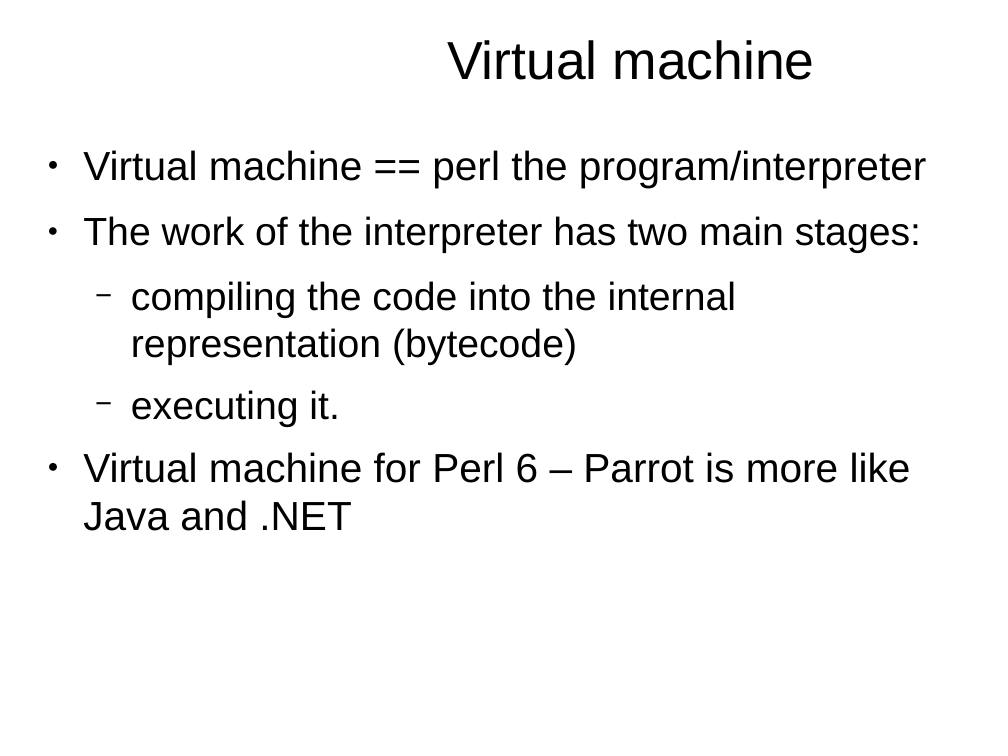
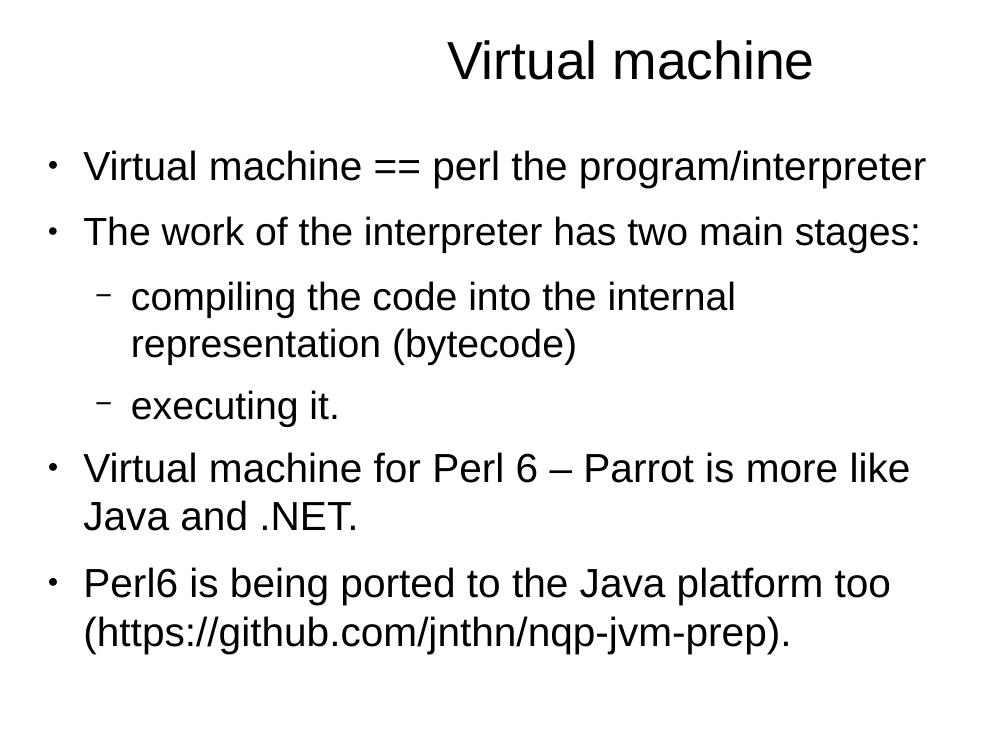
Before and after one commit to kberov/PerlProgrammingCourse, a slide deck: slide 9 of 01_intro.odp. Drawn at 1008x756 pixels with LibreOffice and Linux fonts; fonts in the diff are those of the drawing; background and template pictures are left out. Boxes give left, top, right and bottom in pixels: in the first picture for what was removed or moved away, otherwise in the second. Text is boxed around its words. In the diff, an @@ line names an element or a change of style, - is before the commit and + after.

```diff
--- a/01_intro.odp
+++ b/01_intro.odp
@@ text at bbox=[83, 452, 911, 653]: text changed @@
-● Virtual machine for Perl 6 – Parrot is more like Java and .NET
+● Virtual machine for Perl 6 – Parrot is more like Java and .NET.
+● Perl6 is being ported to the Java platform too
+  (https://github.com/jnthn/nqp-jvm-prep).
```
Also in this commit, not shown: 3 other slides changed, 2 other files.
